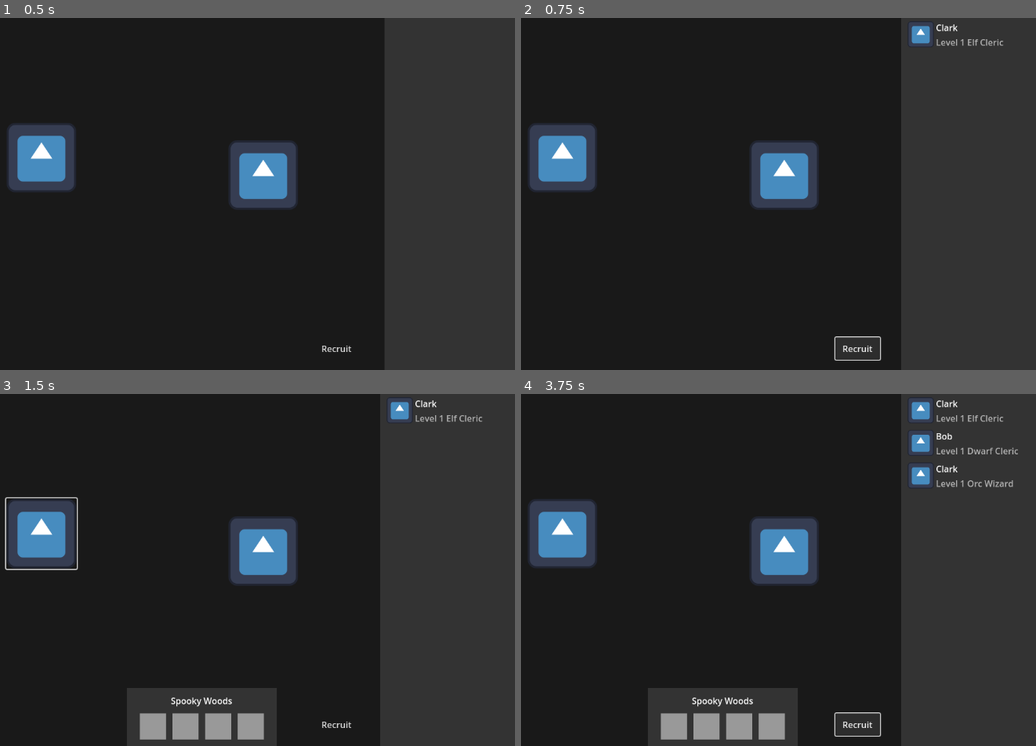
Above: before the commit, frames 1-4 (two rows, left to right).
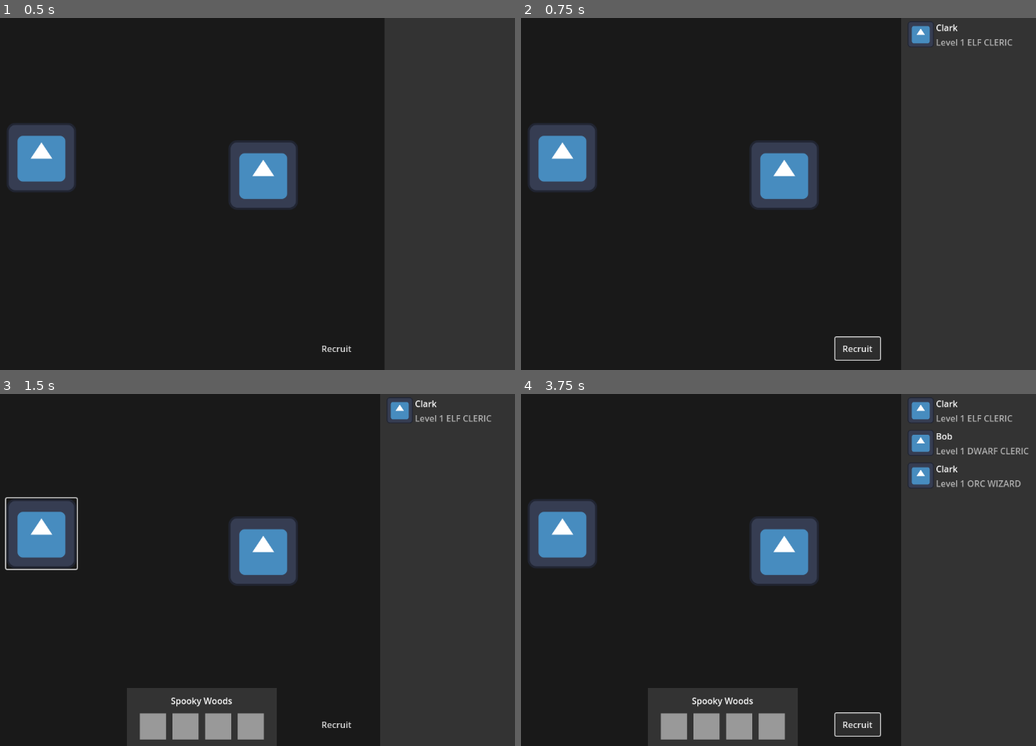
Above: after the commit, the same moments.

Repository: lfs48/adventurers-guild
Game: Godot game, scene res://scenes/main.tscn
The game is run twice, just before and just after one commit, with the same random seed, the same clock (stepped at 60 frames per second) and the same inputs. The engine's default icon, where the game draws it, is replaced by a stand-in: a white triangle on a blue panel in a dark square.
Inputs (mouse positions are in pixels of both pictures, inside the frame that each line leads up to):
- Up to frame 1 (0.5 s): no input
- Up to frame 2 (0.75 s): click "Recruit" at 0.5 s
- Up to frame 3 (1.5 s): click (41, 534) at 1.27 s
- Up to frame 4 (3.75 s): click "Recruit" at 2 s; click (562, 534) at 2.77 s; click "Recruit" at 3.5 s

Frame 1 is identical in both runs. In frame 2, less than 0.1% of the frame differs, in the area x 87-96%, y 6-9%; in frame 3, less than 0.1%; in frame 4, 0.3%, in the area x 87-99%, y 6-27%.

Commit message:
feat; implement adventurer skills and dungeon challenges

Diff:
--- /dev/null
+++ b/challenges/challenge.gd
@@ -0,0 +1,8 @@
+class_name Challenge
+extends Resource
+
+@export var name: String = "Challenge Name"
+@export_multiline var description: String = "Challenge Description"
+@export var icon: Texture2D
+@export var rating: int = 1
+@export var tags: Array[Skill.Tags] = []
--- /dev/null
+++ b/challenges/eels.tres
@@ -0,0 +1,12 @@
+[gd_resource type="Resource" script_class="Challenge" load_steps=3 format=3 uid="uid://dv4qj47yfo78y"]
+
+[ext_resource type="Script" path="res://challenges/challenge.gd" id="1_0do4t"]
+[ext_resource type="Texture2D" uid="uid://oh10cx1dpoi0" path="res://icon.svg" id="1_owe1p"]
+
+[resource]
+script = ExtResource("1_0do4t")
+name = "Pack of Wolves"
+description = "Challenge Description"
+icon = ExtResource("1_owe1p")
+rating = 2
+tags = Array[int]([0, 2])
--- /dev/null
+++ b/challenges/ghoul.tres
@@ -0,0 +1,12 @@
+[gd_resource type="Resource" script_class="Challenge" load_steps=3 format=3 uid="uid://hln8vgtiaobv"]
+
+[ext_resource type="Texture2D" uid="uid://oh10cx1dpoi0" path="res://icon.svg" id="1_6phoe"]
+[ext_resource type="Script" path="res://challenges/challenge.gd" id="1_kirrh"]
+
+[resource]
+script = ExtResource("1_kirrh")
+name = "Eels"
+description = "Challenge Description"
+icon = ExtResource("1_6phoe")
+rating = 2
+tags = Array[int]([1])
--- /dev/null
+++ b/challenges/wolves.tres
@@ -0,0 +1,12 @@
+[gd_resource type="Resource" script_class="Challenge" load_steps=3 format=3 uid="uid://bwp12n0vd6xkl"]
+
+[ext_resource type="Texture2D" uid="uid://oh10cx1dpoi0" path="res://icon.svg" id="1_y0xdl"]
+[ext_resource type="Script" path="res://challenges/challenge.gd" id="2_eemuc"]
+
+[resource]
+script = ExtResource("2_eemuc")
+name = "Pack of Wolves"
+description = "Challenge Description"
+icon = ExtResource("1_y0xdl")
+rating = 2
+tags = Array[int]([0, 2])
--- a/scenes/main.tscn
+++ b/scenes/main.tscn
@@ -1,9 +1,12 @@
-[gd_scene load_steps=6 format=3 uid="uid://db2u702i46ga5"]
+[gd_scene load_steps=9 format=3 uid="uid://db2u702i46ga5"]
 
 [ext_resource type="PackedScene" uid="uid://bkd55rr1tn6h7" path="res://scenes/embark_panel.tscn" id="1_0sq42"]
 [ext_resource type="Script" path="res://scripts/roster_rows_container.gd" id="1_yd368"]
 [ext_resource type="Script" path="res://scripts/adventurer_manager.gd" id="2_r1xka"]
 [ext_resource type="PackedScene" uid="uid://c7bguwmg8m85" path="res://scenes/dungeon.tscn" id="4_jtvbv"]
+[ext_resource type="Resource" uid="uid://bwp12n0vd6xkl" path="res://challenges/wolves.tres" id="5_d3sch"]
+[ext_resource type="Resource" uid="uid://hln8vgtiaobv" path="res://challenges/ghoul.tres" id="6_l3v1e"]
+[ext_resource type="Resource" uid="uid://dv4qj47yfo78y" path="res://challenges/eels.tres" id="7_84rwv"]
 
 [sub_resource type="StyleBoxFlat" id="StyleBoxFlat_a13an"]
 bg_color = Color(0.2, 0.2, 0.2, 1)
@@ -68,6 +71,7 @@
 offset_right = 346.0
 offset_bottom = 322.0
 dgn_name = "Spooky Woods"
+challenges = Array[Resource("res://challenges/challenge.gd")]([ExtResource("5_d3sch"), ExtResource("6_l3v1e"), ExtResource("7_84rwv")])
 
 [node name="Dungeon2" parent="." instance=ExtResource("4_jtvbv")]
 offset_left = 624.0
--- a/scripts/adventurer.gd
+++ b/scripts/adventurer.gd
@@ -8,17 +8,30 @@
 @export var level: int
 @export var race: String
 @export var icon: Texture2D
+@export var skills: Array[Skill]
 
 var names = ["Alice", "Bob", "Clark", "Dan"]
-var classes = ["Fighter", "Rogue", "Cleric", "Wizard"]
-var races = ["Human", "Elf", "Dwarf", "Orc"]
+
+enum classes {
+	FIGHTER,
+	ROGUE,
+	CLERIC,
+	WIZARD
+}
+enum races {
+	HUMAN,
+	ELF,
+	DWARF,
+	ORC
+}
 var default_icon = preload("res://icon.svg")
 
 func _init(id:int) -> void:
 	adv_id = id
 	adv_name = names.pick_random()
-	adv_class = classes.pick_random()
-	race = races.pick_random()
+	adv_class = classes.keys().pick_random()
+	race = races.keys().pick_random()
+	skills = get_class_skills()
 	level = 1
 	icon = default_icon
 
@@ -43,3 +56,28 @@
 		control.add_child(texture)
 		control.z_index = 10
 		return control
+
+
+func get_class_skills() -> Array[Skill]:
+	match adv_class:
+		classes.FIGHTER:
+			return [
+				load("res://skills/Warrior_Cleave.tres"),
+				load("res://skills/Warrior_Stamina.tres"),
+			]
+		classes.ROGUE:
+			return [
+				load("res://skills/Rogue_Backstab.tres"),
+				load("res://skills/Rogue_Sneak.tres"),
+			]
+		classes.CLERIC:
+			return [
+				load("res://skills/Cleric_Heal.tres"),
+				load("res://skills/Cleric_Smite.tres"),
+			]
+		classes.WIZARD:
+			return [
+				load("res://skills/Mage_Fireball.tres"),
+				load("res://skills/Mage_Lightning.tres"),
+			]
+	return []
--- a/scripts/dungeon.gd
+++ b/scripts/dungeon.gd
@@ -2,7 +2,7 @@
 extends Control
 
 @export var dgn_name := "Dungeon Name"
-
+@export var challenges: Array[Challenge] = []
 
 # Called when the node enters the scene tree for the first time.
 func _ready() -> void:
--- /dev/null
+++ b/skills/Cleric_Heal.tres
@@ -0,0 +1,11 @@
+[gd_resource type="Resource" script_class="Skill" load_steps=3 format=3 uid="uid://bmxmljrfr2if3"]
+
+[ext_resource type="Texture2D" uid="uid://oh10cx1dpoi0" path="res://icon.svg" id="1_c2lwn"]
+[ext_resource type="Script" path="res://skills/skill.gd" id="2_2rqc3"]
+
+[resource]
+script = ExtResource("2_2rqc3")
+name = "Heal"
+description = "Skill Description"
+icon = ExtResource("1_c2lwn")
+tags = Array[int]([4])
--- /dev/null
+++ b/skills/Cleric_Smite.tres
@@ -0,0 +1,11 @@
+[gd_resource type="Resource" script_class="Skill" load_steps=3 format=3 uid="uid://gfl5hp0niy4a"]
+
+[ext_resource type="Texture2D" uid="uid://oh10cx1dpoi0" path="res://icon.svg" id="1_d83ns"]
+[ext_resource type="Script" path="res://skills/skill.gd" id="2_oecpu"]
+
+[resource]
+script = ExtResource("2_oecpu")
+name = "Smite"
+description = "Skill Description"
+icon = ExtResource("1_d83ns")
+tags = Array[int]([5])
--- /dev/null
+++ b/skills/Mage_Fireball.tres
@@ -0,0 +1,11 @@
+[gd_resource type="Resource" script_class="Skill" load_steps=3 format=3 uid="uid://cipe1as7kkcgi"]
+
+[ext_resource type="Texture2D" uid="uid://oh10cx1dpoi0" path="res://icon.svg" id="1_2k1m0"]
+[ext_resource type="Script" path="res://skills/skill.gd" id="2_yuk03"]
+
+[resource]
+script = ExtResource("2_yuk03")
+name = "Fireball"
+description = "Skill Description"
+icon = ExtResource("1_2k1m0")
+tags = Array[int]([0])
--- /dev/null
+++ b/skills/Mage_Lightning.tres
@@ -0,0 +1,11 @@
+[gd_resource type="Resource" script_class="Skill" load_steps=3 format=3 uid="uid://y0v7pxshhlq5"]
+
+[ext_resource type="Texture2D" uid="uid://oh10cx1dpoi0" path="res://icon.svg" id="1_7dodf"]
+[ext_resource type="Script" path="res://skills/skill.gd" id="2_whj7t"]
+
+[resource]
+script = ExtResource("2_whj7t")
+name = "Chain Lightning"
+description = "Description"
+icon = ExtResource("1_7dodf")
+tags = Array[int]([1])
--- /dev/null
+++ b/skills/Rogue_Backstab.tres
@@ -0,0 +1,11 @@
+[gd_resource type="Resource" script_class="Skill" load_steps=3 format=3 uid="uid://b01a0h8nya62m"]
+
+[ext_resource type="Texture2D" uid="uid://oh10cx1dpoi0" path="res://icon.svg" id="1_we3r4"]
+[ext_resource type="Script" path="res://skills/skill.gd" id="2_6hn7u"]
+
+[resource]
+script = ExtResource("2_6hn7u")
+name = "Backstab"
+description = "Skill Description"
+icon = ExtResource("1_we3r4")
+tags = Array[int]([3])
--- /dev/null
+++ b/skills/Rogue_Sneak.tres
@@ -0,0 +1,11 @@
+[gd_resource type="Resource" script_class="Skill" load_steps=3 format=3 uid="uid://wh6x7y7mkaqd"]
+
+[ext_resource type="Texture2D" uid="uid://oh10cx1dpoi0" path="res://icon.svg" id="1_ugseb"]
+[ext_resource type="Script" path="res://skills/skill.gd" id="2_jupf7"]
+
+[resource]
+script = ExtResource("2_jupf7")
+name = "Stealth"
+description = "Skill Description"
+icon = ExtResource("1_ugseb")
+tags = Array[int]([6])
--- /dev/null
+++ b/skills/Warrior_Cleave.tres
@@ -0,0 +1,11 @@
+[gd_resource type="Resource" script_class="Skill" load_steps=3 format=3 uid="uid://2b2v6te65nit"]
+
+[ext_resource type="Texture2D" uid="uid://oh10cx1dpoi0" path="res://icon.svg" id="1_ksloi"]
+[ext_resource type="Script" path="res://skills/skill.gd" id="2_h3ah6"]
+
+[resource]
+script = ExtResource("2_h3ah6")
+name = "Cleave"
+description = "Skill Description"
+icon = ExtResource("1_ksloi")
+tags = Array[int]([2])
--- /dev/null
+++ b/skills/Warrior_Stamina.tres
@@ -0,0 +1,11 @@
+[gd_resource type="Resource" script_class="Skill" load_steps=3 format=3 uid="uid://dh8eygjly3aer"]
+
+[ext_resource type="Texture2D" uid="uid://oh10cx1dpoi0" path="res://icon.svg" id="1_vf76h"]
+[ext_resource type="Script" path="res://skills/skill.gd" id="2_wewlr"]
+
+[resource]
+script = ExtResource("2_wewlr")
+name = "Stamina"
+description = "Skill Description"
+icon = ExtResource("1_vf76h")
+tags = Array[int]([4])
--- /dev/null
+++ b/skills/skill.gd
@@ -0,0 +1,17 @@
+class_name Skill
+extends Resource
+
+enum Tags {
+	FIRE,
+	SHOCK,
+	MULTI_TARGET,
+	SINGLE_TARGET,
+	HEALING,
+	HOLY,
+	STEALTH
+}
+
+@export var name: String = "Skill Name"
+@export_multiline var description: String = "Skill Description"
+@export var icon: Texture2D
+@export var tags: Array[Tags] = []
Not shown: 2 places in scenes/embark_panel.tscn that only renumber resources
